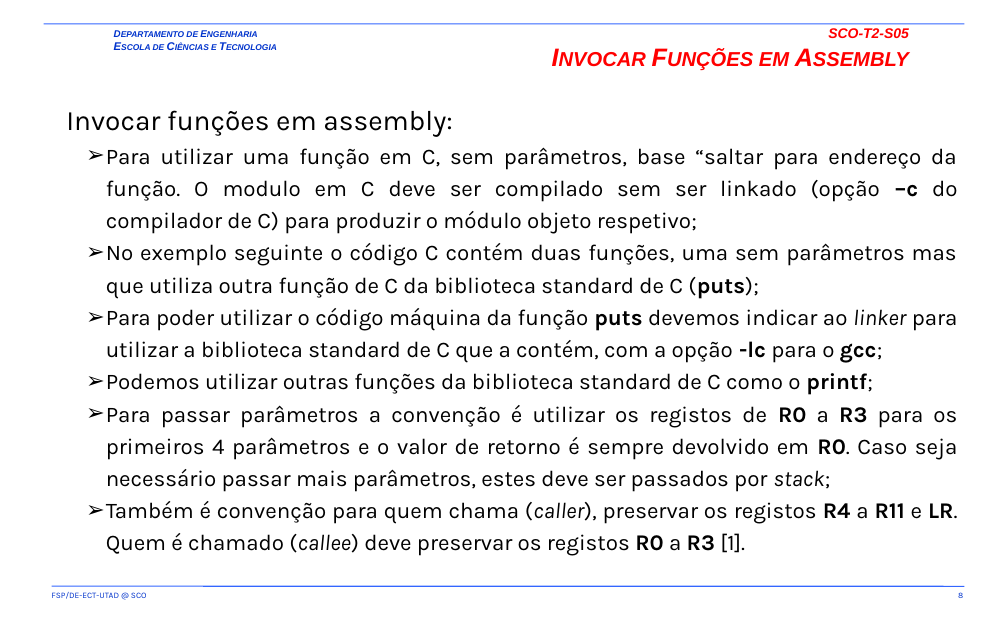
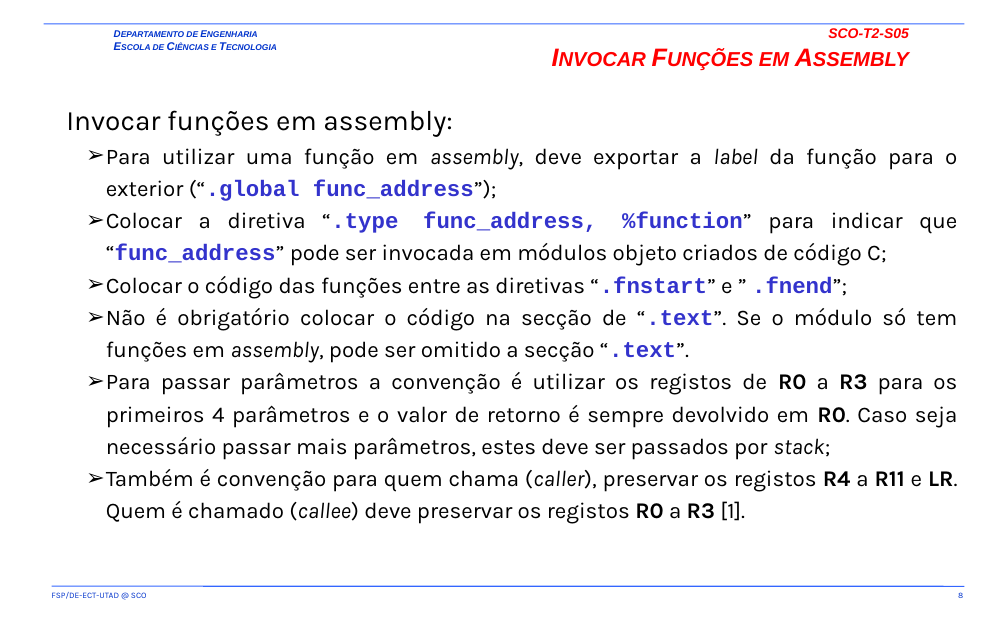
Before and after one commit to fsp864/UTAD-SCO, a slide deck: slide 8 of aulas/t/SCO-T2-S05-S06.pptx. Drawn at 1008x630 pixels with LibreOffice and Linux fonts; fonts in the diff are those of the drawing; background and template pictures are left out. Boxes give left, top, right and bottom in pixels: in the first picture for what was removed or moved away, otherwise in the second. Text is boxed around its words. In the diff, an @@ line names an element or a change of style, - is before the commit and + after.

```diff
--- a/aulas/t/SCO-T2-S05-S06.pptx
+++ b/aulas/t/SCO-T2-S05-S06.pptx
@@ text at (106,148,957,363): text changed @@
-  ➢ Para utilizar uma função em C, sem parâmetros, base “saltar para endereço da função. O modulo em C deve ser compilado sem ser linkado (opção –c do compilador de C) para produzir o módulo objeto respetivo;
-  ➢ No exemplo seguinte o código C contém duas funções, uma sem parâmetros mas que utiliza outra função de C da biblioteca standard de C (puts);
-  ➢ Para poder utilizar o código máquina da função puts devemos indicar ao linker para utilizar a biblioteca standard de C que a contém, com a opção -lc para o gcc;
-  ➢ Podemos utilizar outras funções da biblioteca standard de C como o printf;
+  ➢ Para utilizar uma função em assembly, deve exportar a label da função para o exterior (“.global func_address”);
+  ➢ Colocar a diretiva “.type func_address, %function” para indicar que “func_address” pode ser invocada em módulos objeto criados de código C;
+  ➢ Colocar o código das funções entre as diretivas “.fnstart” e ” .fnend”;
+  ➢ Não é obrigatório colocar o código na secção de “.text”. Se o módulo só tem funções em assembly, pode ser omitido a secção “.text”.
```
Also in this commit, not shown: 1 other slide changed, 9 other files.
